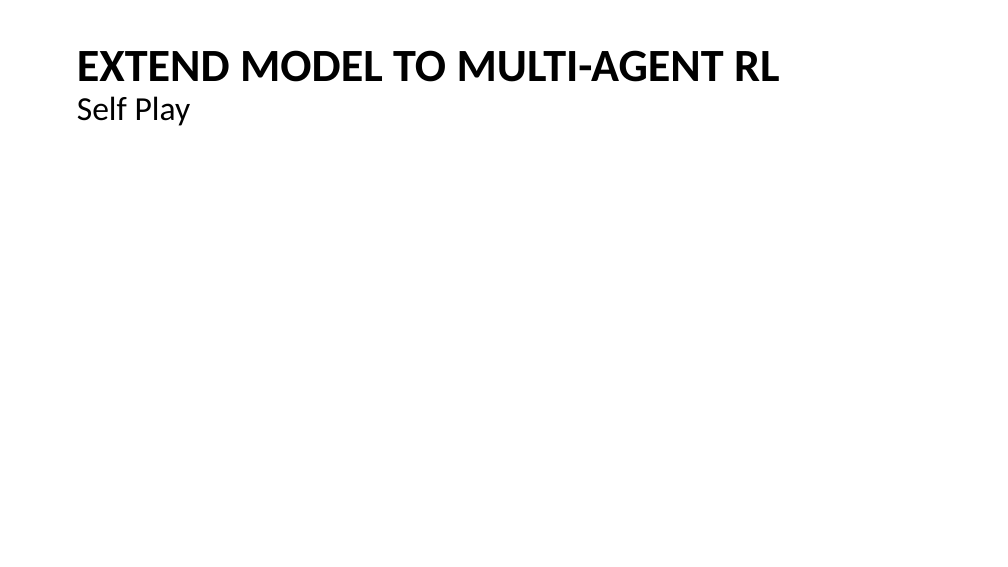
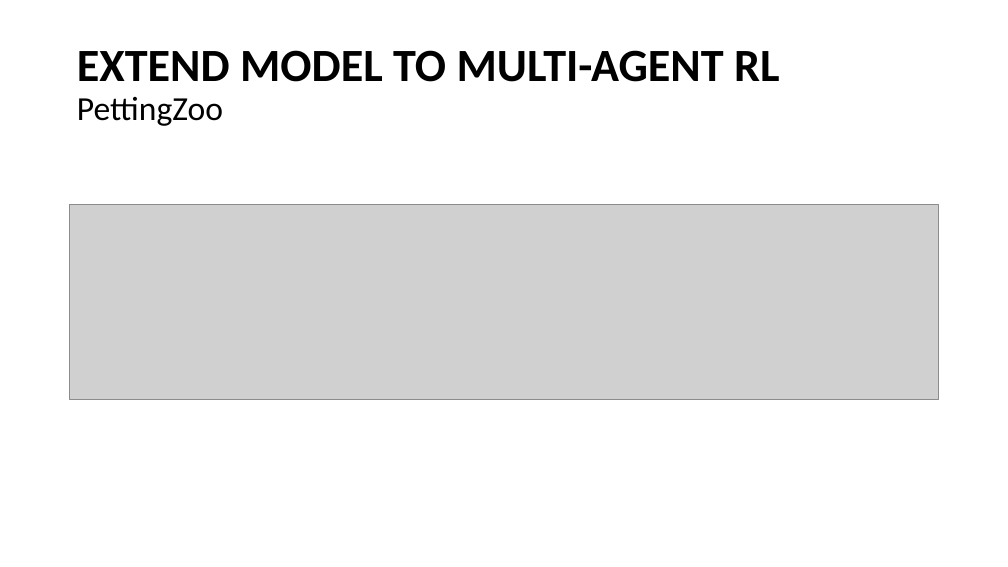
Before and after one commit to n-bzy/MAPP, a slide deck: slide 10 of MAPP_Project_Presentation.pptx. Drawn at 1008x567 pixels with LibreOffice and Linux fonts; fonts in the diff are those of the drawing; grey boxes stand for pictures. Boxes give left, top, right and bottom in pixels: in the first picture for what was removed or moved away, otherwise in the second. Text is boxed around its words. In the diff, an @@ line names an element or a change of style, - is before the commit and + after.

```diff
--- a/MAPP_Project_Presentation.pptx
+++ b/MAPP_Project_Presentation.pptx
@@ title at (77, 50, 779, 126): text changed @@
-EXTEND MODEL TO MULTI-AGENT RL
-Self Play
+EXTEND MODEL TO MULTI-AGENT RL
+PettingZoo
@@ picture added at (70, 205, 939, 400) @@
```
Also in this commit, not shown: 2 other slides changed, 2 slides added.
